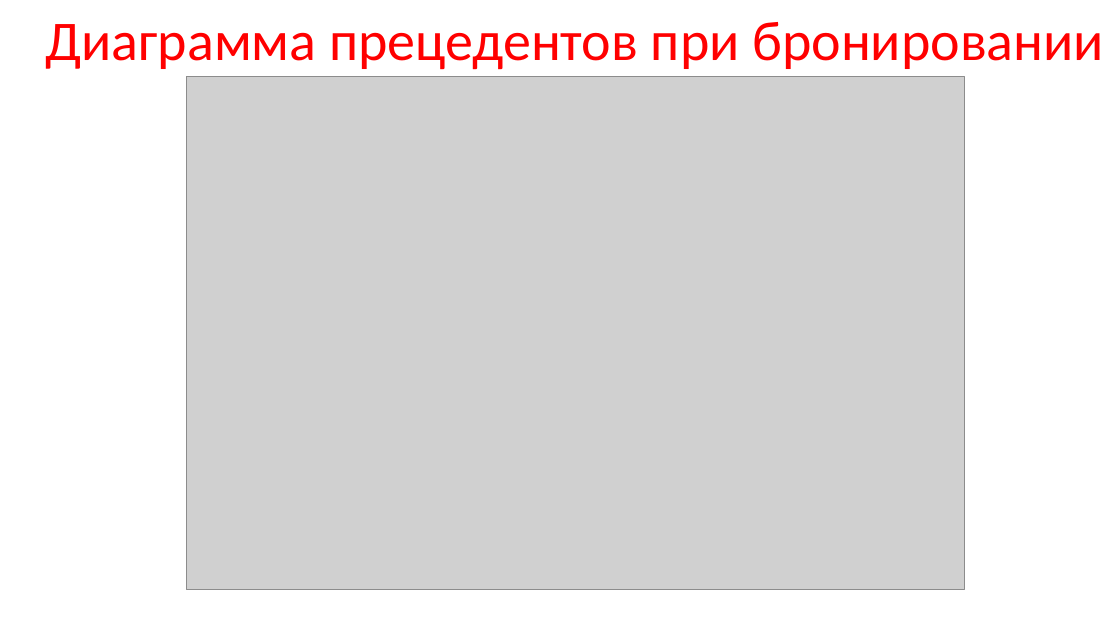
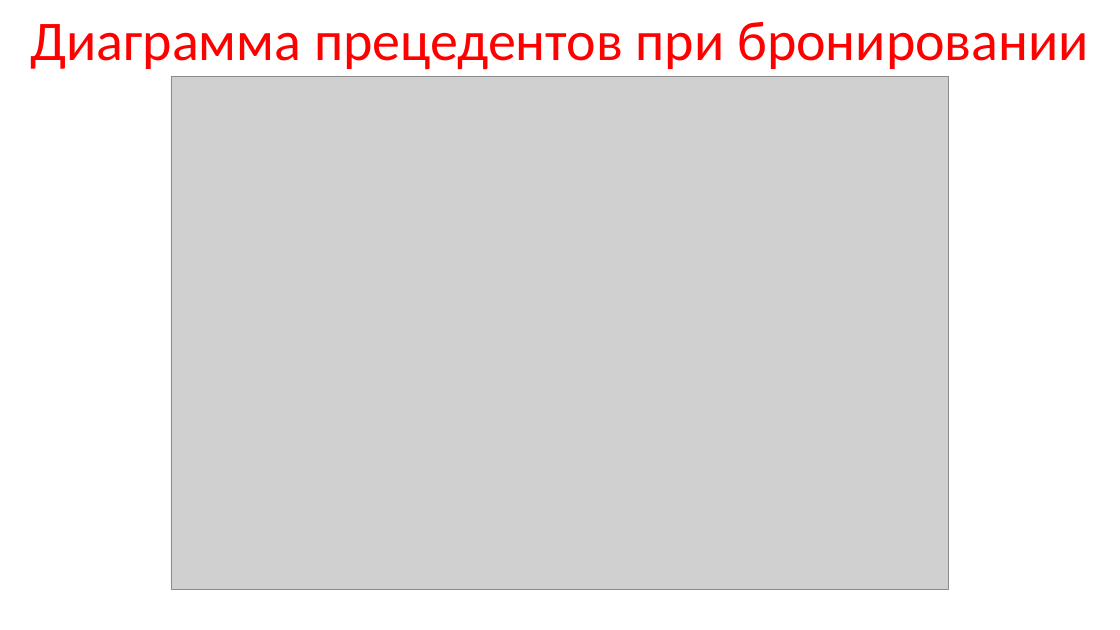
Before and after one commit to prog-kkkmt/p1-17, a slide deck: slide 4 of Курсовой проект/Презентация курсового проекта.pptx. Drawn at 1120x630 pixels with LibreOffice and Linux fonts; fonts in the diff are those of the drawing; grey boxes stand for pictures. Boxes give left, top, right and bottom in pixels: in the first picture for what was removed or moved away, otherwise in the second. Text is boxed around its words. In the diff, an @@ line names an element or a change of style, - is before the commit and + after.

```diff
--- a/Курсовой проект/Презентация курсового проекта.pptx
+++ b/Курсовой проект/Презентация курсового проекта.pptx
@@ text "Диаграмма прецедентов при бронировании": place and size @@
-text "Диаграмма прецедентов при бронировании" at (45, 22, 1104, 70)
+text "Диаграмма прецедентов при бронировании" at (30, 22, 1089, 70)
@@ picture: place and size @@
-picture at (187, 76, 965, 590)
+picture at (171, 76, 949, 590)
```
Also in this commit, not shown: 5 other slides changed, 2 other files.
